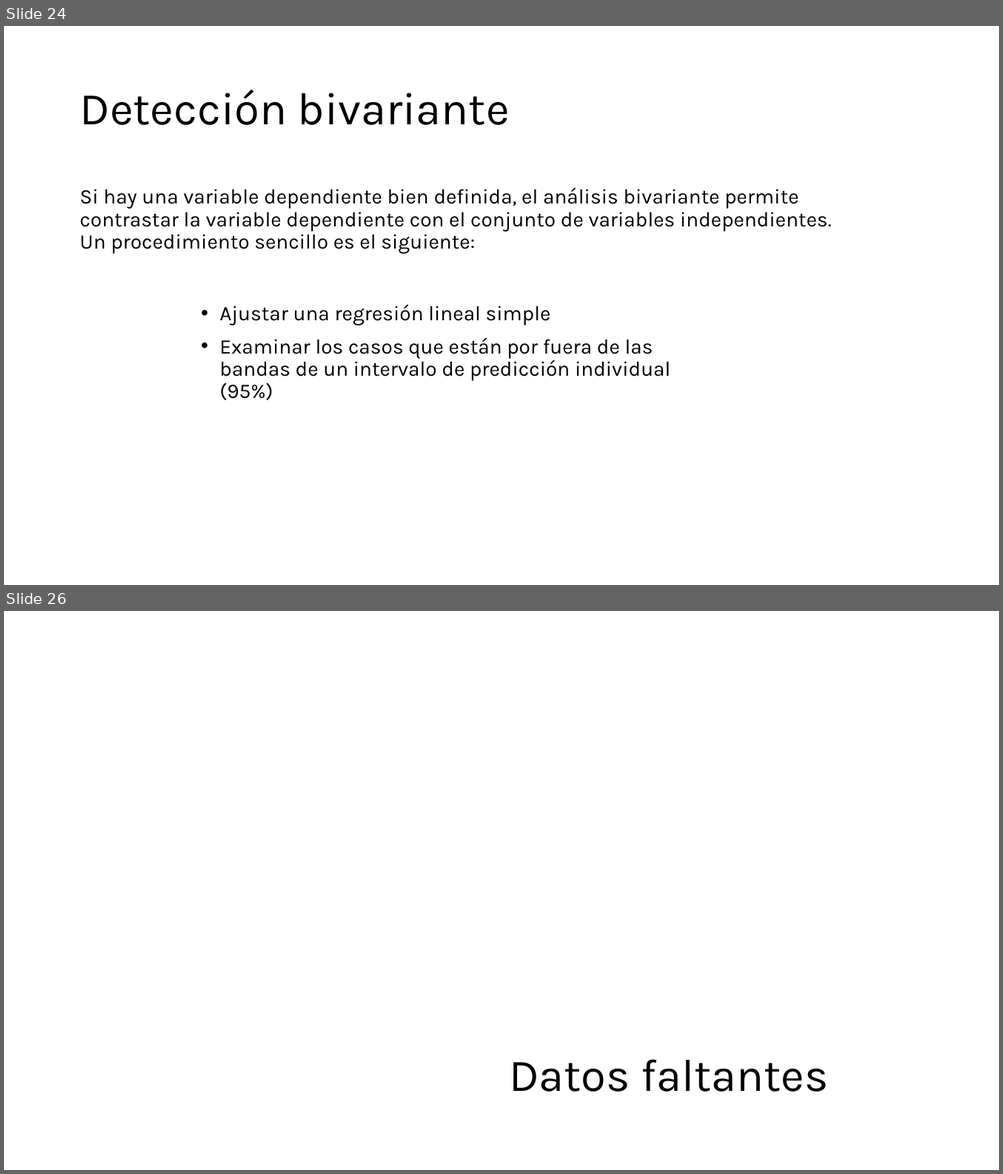
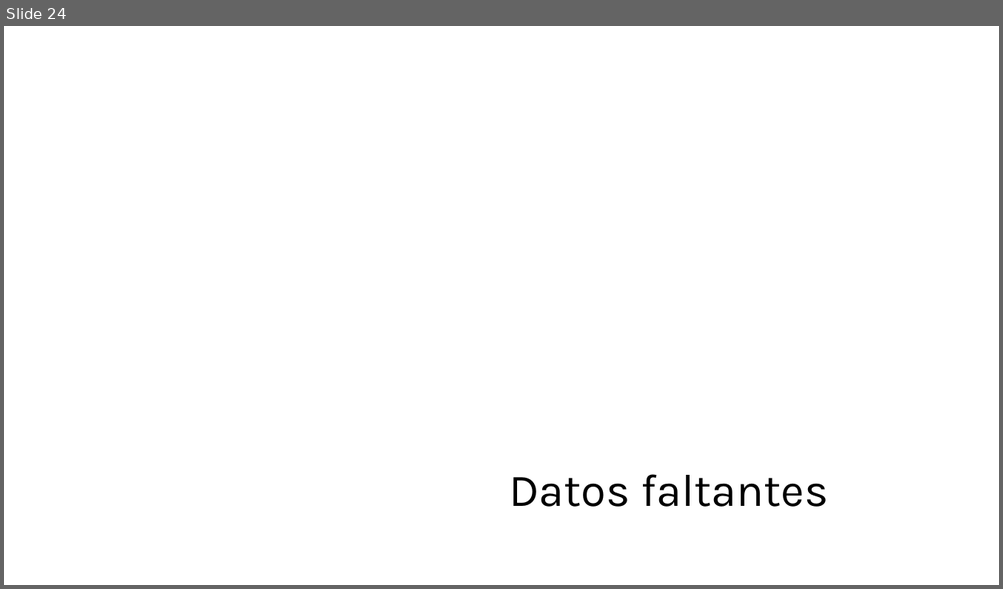
Before and after one commit to sergiobarona03/Curso_EDA_2024_I, a slide deck: Módulos/Módulo 3/Boceto/Boceto.pptx. Shown one above the other, each under a label of ours: slides 24 and 26 before the commit, slide 24 after it; the slides between them are not shown. The pictures are 1003x1174 and 1003x589 pixels, drawn with LibreOffice and Linux fonts; fonts in the diff are those of the drawing. Boxes give left, top, right and bottom in pixels: in the first picture for what was removed or moved away, otherwise in the second. Text is boxed around its words. In the diff, an @@ line names an element or a change of style, - is before the commit and + after.

```diff
--- a/Módulos/Módulo 3/Boceto/Boceto.pptx
+++ b/Módulos/Módulo 3/Boceto/Boceto.pptx
@@ slide 24 removed at [4, 26, 999, 585], background #FFFFFF @@
@@ title removed at [79, 90, 509, 125] @@
-Detección bivariante
@@ text removed at [79, 187, 831, 254] @@
-Si hay una variable dependiente bien definida, el análisis bivariante permite contrastar la variable dependiente con el conjunto de variables independientes. Un procedimiento sencillo es el siguiente:
@@ text removed at [219, 304, 670, 400] @@
-• Ajustar una regresión lineal simple
-• Examinar los casos que están por fuera de las bandas de un intervalo de predicción individual (95%)
@@ what was slide 26 is now slide 24 @@
```
Also in this commit, not shown: 1 slide changed, 7 slides added, 6 other slides removed, 9 other files.
